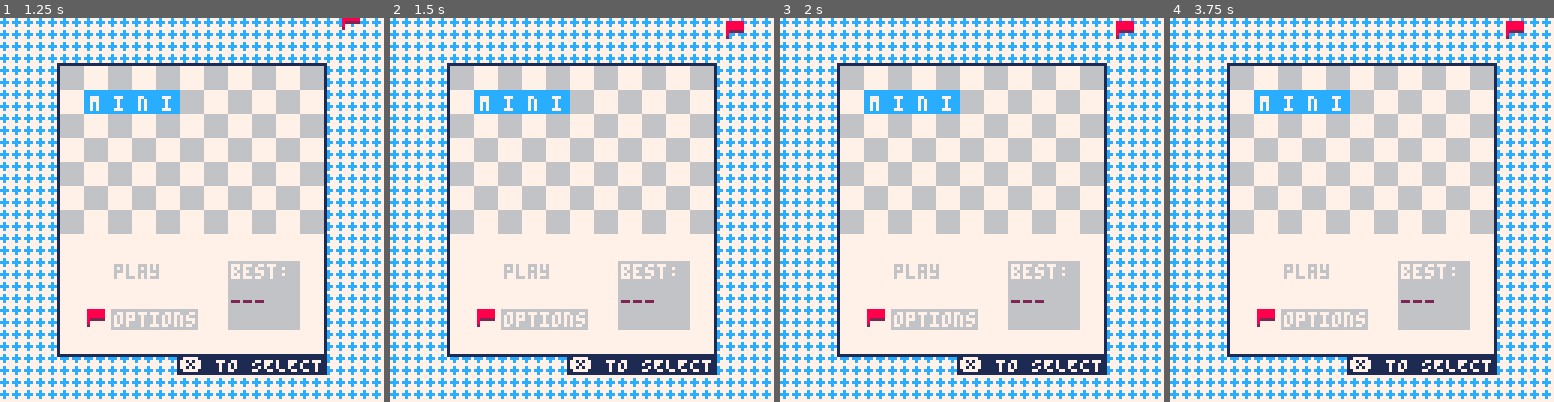
Above: before the commit, frames 1-4 (left to right).
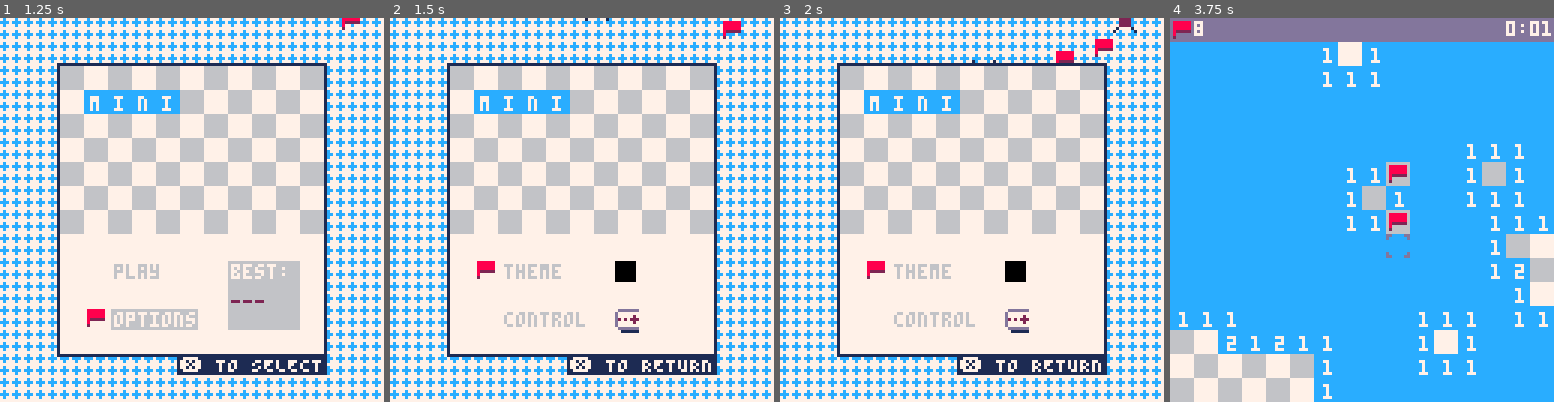
Above: after the commit, the same moments.

Repository: wsasaki01/mini-mines
Game: PICO-8 cartridge mini-mines.p8
Same seed, same stepped clock (60 frames per second), same inputs: the game is played once before the commit and once after it.
Inputs (mouse positions are in pixels of both pictures, inside the frame that each line leads up to):
- Up to frame 1 (1.25 s): tap O (Z key) at 0.33, 1.07 s; click (241, 121) at 0.67 s; tap Down at 0.7 s; click (307, 267) at 1.22 s
- Up to frame 2 (1.5 s): tap X (X key) at 1.43 s
- Up to frame 3 (2 s): click (849, 114) at 1.77 s; hold Up from 1.97 s (still down)
- Up to frame 4 (3.75 s): tap X (X key) at 2.07, 2.82, 3.57 s; tap O (Z key) at 2.22, 3.72 s; click (1300, 259) at 2.32 s; release Up at 2.63 s; hold Right 2.68-3.02 s; click (1365, 106) at 2.87 s; hold Down 3.07-3.73 s; click (1427, 256) at 3.42 s

Frame 1 is identical in both runs. In frame 2, 5.2% of the frame differs, in the area x 22-93%, y 0-93%; in frame 3, 5.6%; in frame 4, 84%, in the area x 0-100%, y 0-100%.

Commit message:
Update to current progress

Diff:
--- a/main.lua
+++ b/main.lua
@@ -334,7 +334,6 @@
         end
     -- if the player is in the options
     elseif option then
-        --[[
         -- if using controller
         if controller then
             -- movement
@@ -390,7 +389,6 @@
                 end
             end
         end
-        --]]
     end
 end
 
@@ -507,7 +505,6 @@
         end
     -- if the player is in the options menu
     elseif option then
-        --[[
         -- draw main frame and background
         draw_title_menu("❎ TO RETURN")
 
@@ -529,7 +526,6 @@
         if menu_y != false then
             spr(3, menu_x, menu_y)
         end
-        --]]
     end
 
     -- if mouse control is enabled, draw the cursor
